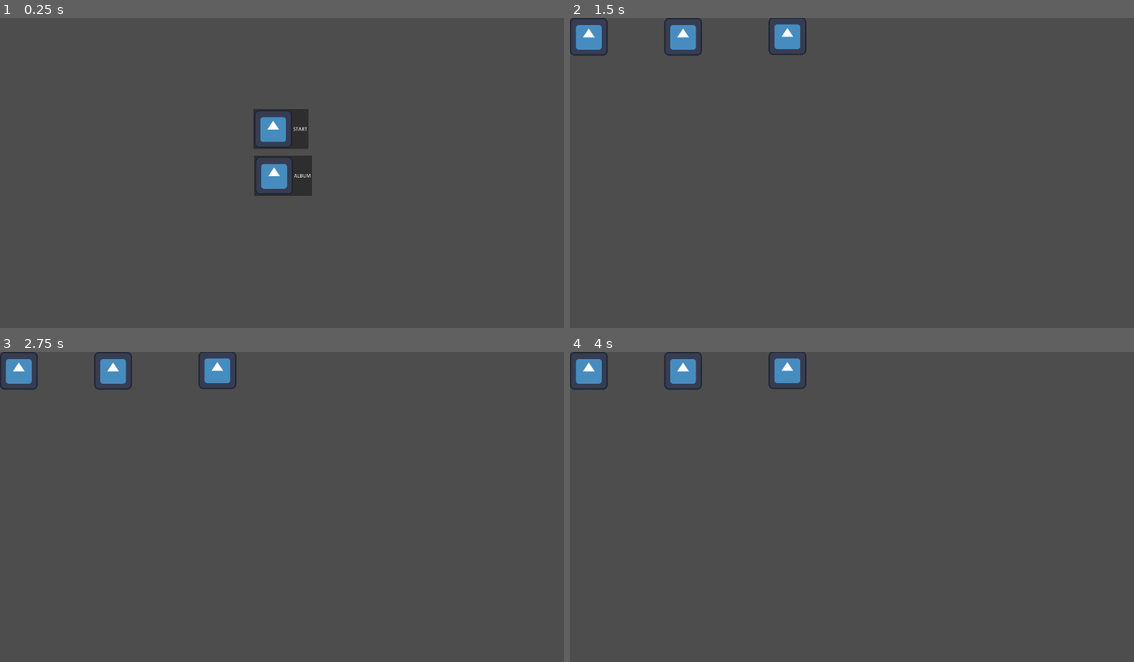
Above: before the commit, frames 1-4 (two rows, left to right).
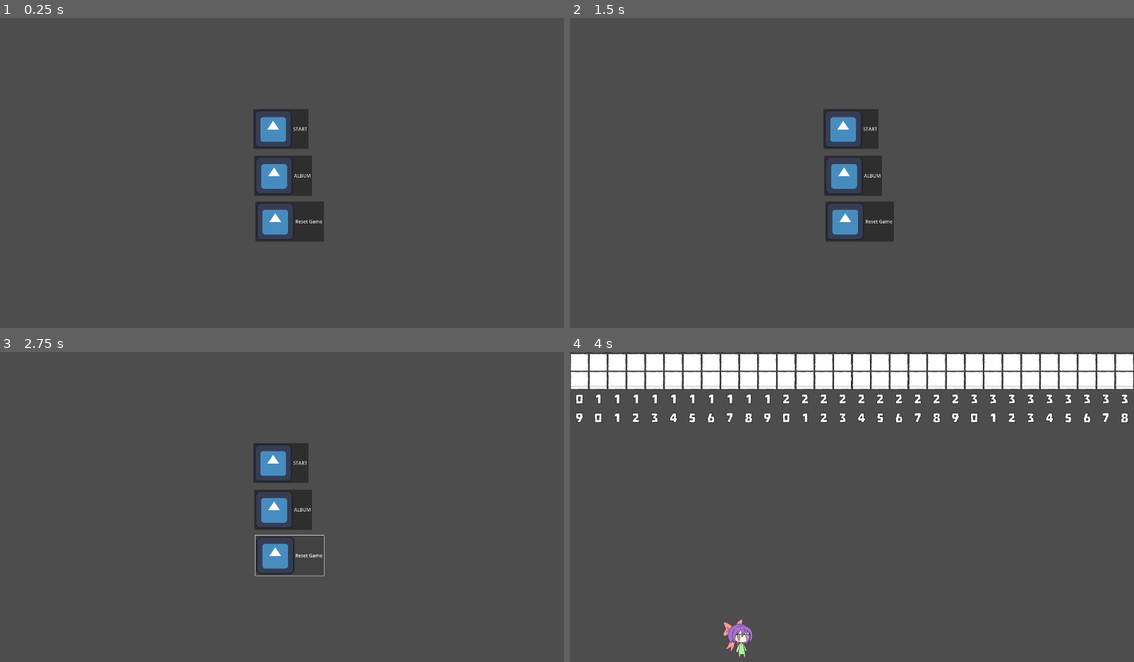
Above: after the commit, the same moments.

Repository: Cordar/mgj2024
Game: Godot game, scene res://scenes/UI/start_menu.tscn
Two runs of this game, one before a commit and one after it. Both use one fixed random seed, a clock stepped at 60 frames per second and the inputs below. The engine's default icon, where the game draws it, is replaced by a stand-in: a white triangle on a blue panel in a dark square.
Inputs (mouse positions are in pixels of both pictures, inside the frame that each line leads up to):
- Up to frame 1 (0.25 s): no input
- Up to frame 2 (1.5 s): click "ALBUM" at 0.5 s; click (705, 126) at 1.25 s, where only the run after the commit has a clickable "Return to Menu"
- Up to frame 3 (2.75 s): click (287, 556) at 2 s, where only the run after the commit has a clickable "Reset Game"
- Up to frame 4 (4 s): click (852, 463) at 2.75 s, where only the run after the commit has a clickable "START"; tap Enter (ui_accept) at 3.5, 3.77 s; hold Right (ui_right) from 3.53 s (still down)

The runs differ from the first frame. In frame 1, 1.2% of the frame differs, in the area x 45-58%, y 59-72%; in frame 2, 4.5%; in frame 3, 4.0%; in frame 4, 13%, in the area x 0-100%, y 0-99%.
Error before the commit: Invalid access to property or key 'Meme' on a base object of type 'TextureRect (album_meme.gd)'. (res://scripts/album.gd:9)

Commit message:
added album and save memes unlocked

Diff:
--- a/resources/tileset.tres
+++ b/resources/tileset.tres
@@ -3,6 +3,7 @@
 [ext_resource type="Texture2D" uid="uid://b1oex6a4un0q7" path="res://assets/tilemap_terrain.png" id="1_f6b4k"]
 
 [sub_resource type="TileSetAtlasSource" id="TileSetAtlasSource_mjau3"]
+resource_name = "terrain"
 texture = ExtResource("1_f6b4k")
 texture_region_size = Vector2i(64, 64)
 0:0/0 = 0
--- a/scenes/UI/album.tscn
+++ b/scenes/UI/album.tscn
@@ -14,8 +14,6 @@
 
 [node name="memes" type="Node" parent="."]
 
-[node name="Meme" parent="memes" instance=ExtResource("2_1rge6")]
-
 [node name="meme1" parent="memes" instance=ExtResource("2_1rge6")]
 
 [node name="meme2" parent="memes" instance=ExtResource("2_1rge6")]
@@ -29,3 +27,13 @@
 offset_right = 804.0
 offset_bottom = 126.0
 meme = 2
+
+[node name="GoBackButton" type="Button" parent="."]
+layout_mode = 0
+offset_left = 387.0
+offset_top = 351.0
+offset_right = 471.0
+offset_bottom = 382.0
+text = "Return to Menu"
+
+[connection signal="pressed" from="GoBackButton" to="." method="_on_go_back_button_pressed"]
--- a/scenes/UI/start_menu.tscn
+++ b/scenes/UI/start_menu.tscn
@@ -33,5 +33,17 @@
 "
 icon = ExtResource("1_kg2m8")
 
+[node name="ResetSaveData" type="Button" parent="."]
+layout_mode = 2
+offset_left = 869.0
+offset_top = 625.0
+offset_right = 1066.0
+offset_bottom = 761.0
+scale = Vector2(1.00107, 1.003)
+text = "Reset Game
+"
+icon = ExtResource("1_kg2m8")
+
 [connection signal="pressed" from="StartButton" to="." method="_on_start_button_pressed"]
 [connection signal="pressed" from="AlbumButton" to="." method="_on_album_button_pressed"]
+[connection signal="pressed" from="ResetSaveData" to="." method="_on_reset_save_data_pressed"]
--- a/scenes/world.tscn
+++ b/scenes/world.tscn
@@ -1,7 +1,7 @@
 [gd_scene load_steps=3 format=3 uid="uid://7o4b7wxe8i5t"]
 
 [ext_resource type="PackedScene" uid="uid://bu6jwnijecdhm" path="res://scenes/player.tscn" id="1_vby6k"]
-[ext_resource type="PackedScene" uid="uid://br8e4y8ixeqf2" path="res://scenes/level.tscn" id="2_llr8p"]
+[ext_resource type="PackedScene" uid="uid://br8e4y8ixeqf2" path="res://scenes/level_0.tscn" id="2_llr8p"]
 
 [node name="World" type="Node2D"]
 
--- a/scripts/album.gd
+++ b/scripts/album.gd
@@ -4,9 +4,11 @@
 # Called when the node enters the scene tree for the first time.
 func _ready():
 	for item in $memes.get_children():
-		print(item);
-		print(item.get("Meme"));
-		if (Globals.is_meme_found[item.Meme] == true):
+		if (Globals.is_meme_found[item.getMeme()] == true):
 			item.set_modulate(Color(1,1,1,1))
 		else:
 			item.set_modulate(Color(1,1,1,0.5))
+
+
+func _on_go_back_button_pressed():
+	get_tree().change_scene_to_file("res://scenes/UI/start_menu.tscn")
--- a/scripts/album_meme.gd
+++ b/scripts/album_meme.gd
@@ -1,4 +1,7 @@
 extends TextureRect
 
 
-@export var meme : Globals.Meme;
+@export var meme : Globals.Meme = Globals.Meme.Monkey;
+
+func getMeme() -> Globals.Meme:
+    return meme;
--- a/scripts/globals.gd
+++ b/scripts/globals.gd
@@ -12,5 +12,57 @@
 	Meme.InfernalGirl: false,
 };
 
+func _ready():
+	load_game();
+
 func unlock_meme(meme: Meme) -> void:
 	is_meme_found[meme] = true;
+	save_game();
+
+# Note: This can be called from anywhere inside the tree. This function is
+# path independent.
+func save_game():
+	var save_game_file = FileAccess.open("user://savegame.save", FileAccess.WRITE)
+	# JSON provides a static method to serialized JSON string.
+	var json_string = JSON.stringify({"is_meme_found": is_meme_found})
+
+	# Store the save dictionary as a new line in the save file.
+	save_game_file.store_line(json_string)
+
+# Note: This can be called from anywhere inside the tree. This function
+# is path independent.
+func load_game():
+	if not FileAccess.file_exists("user://savegame.save"):
+		return # Error! We don't have a save to load.
+
+	# Load the file line by line and process that dictionary to restore
+	# the object it represents.
+	var save_game_file = FileAccess.open("user://savegame.save", FileAccess.READ)
+	while save_game_file.get_position() < save_game_file.get_length():
+		var json_string = save_game_file.get_line()
+
+		# Creates the helper class to interact with JSON
+		var json = JSON.new()
+
+		# Check if there is any error while parsing the JSON string, skip in case of failure
+		var parse_result = json.parse(json_string)
+		if not parse_result == OK:
+			print("JSON Parse Error: ", json.get_error_message(), " in ", json_string, " at line ", json.get_error_line())
+			continue
+
+		# Get the data from the JSON object
+		var load_data = json.get_data()
+
+		# Load meme data
+		var loaded_is_meme_found = load_data["is_meme_found"]
+		for key in loaded_is_meme_found:
+			var value = loaded_is_meme_found[key]
+			is_meme_found[int(key)] = value
+
+func reset_game():
+	is_meme_found = {
+		Meme.Monkey: false,
+		Meme.Cow: false,
+		Meme.InfernalGirl: false,
+	};
+	save_game();
--- a/scripts/start_menu.gd
+++ b/scripts/start_menu.gd
@@ -2,9 +2,13 @@
 
 
 func _on_start_button_pressed():
-	Globals.unlock_meme(Globals.Meme.Monkey)
+	Globals.unlock_meme(Globals.Meme.InfernalGirl)
 	get_tree().change_scene_to_file("res://scenes/world.tscn")
 
 
 func _on_album_button_pressed():
 	get_tree().change_scene_to_file("res://scenes/UI/album.tscn")
+
+
+func _on_reset_save_data_pressed():
+	Globals.reset_game()
